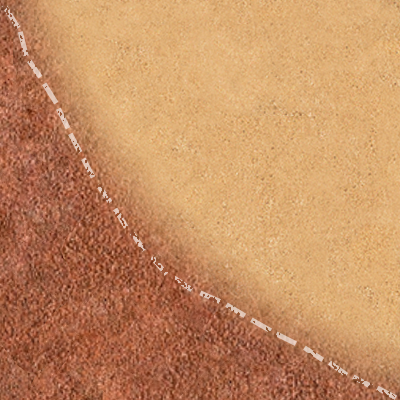
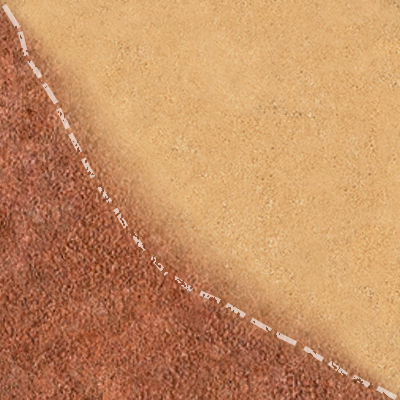
Revision of a layered 400 x 400 image; what changed, layer by layer:
painted on "Слой 2" over (x1=0, y1=0, x2=400, y2=400)
